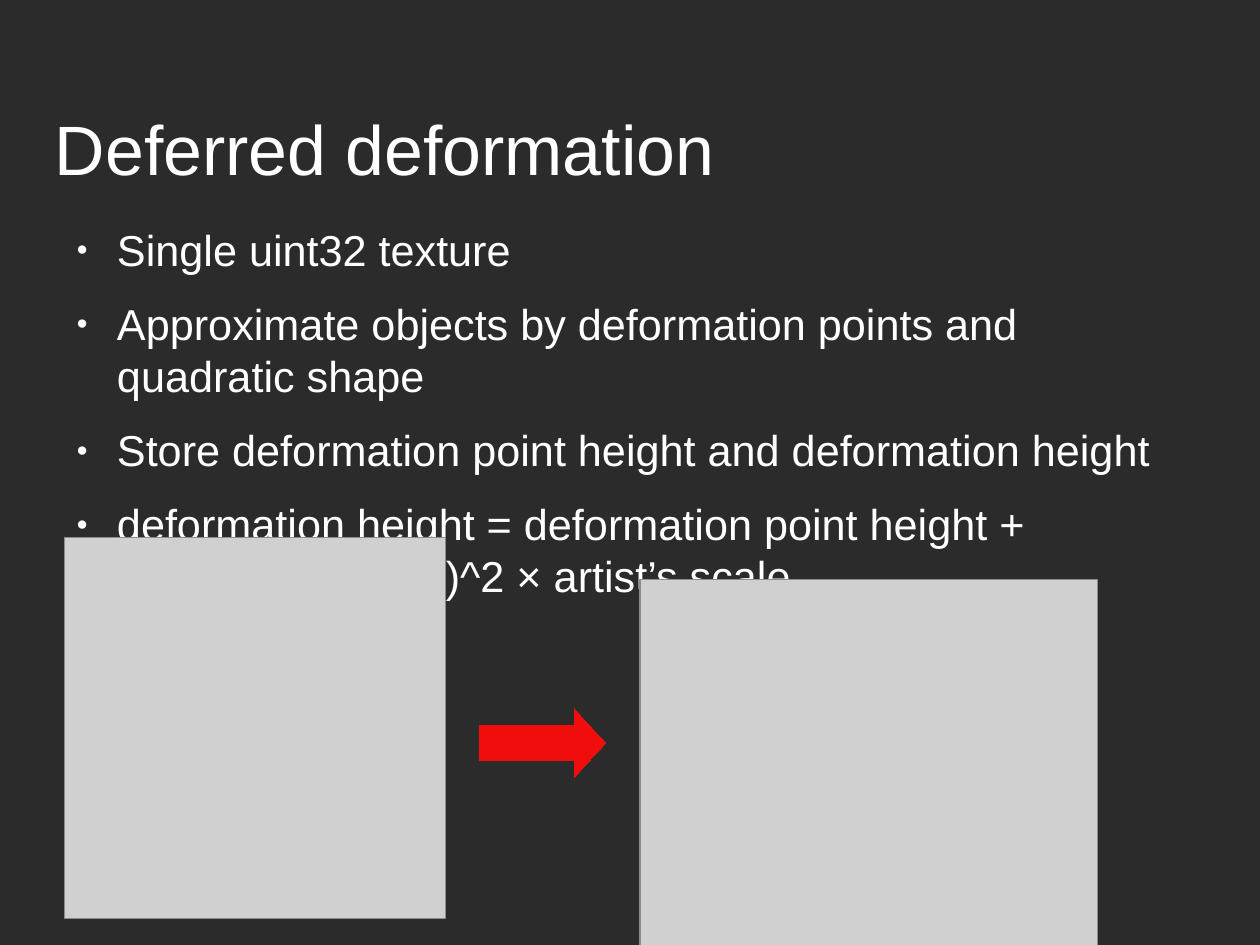
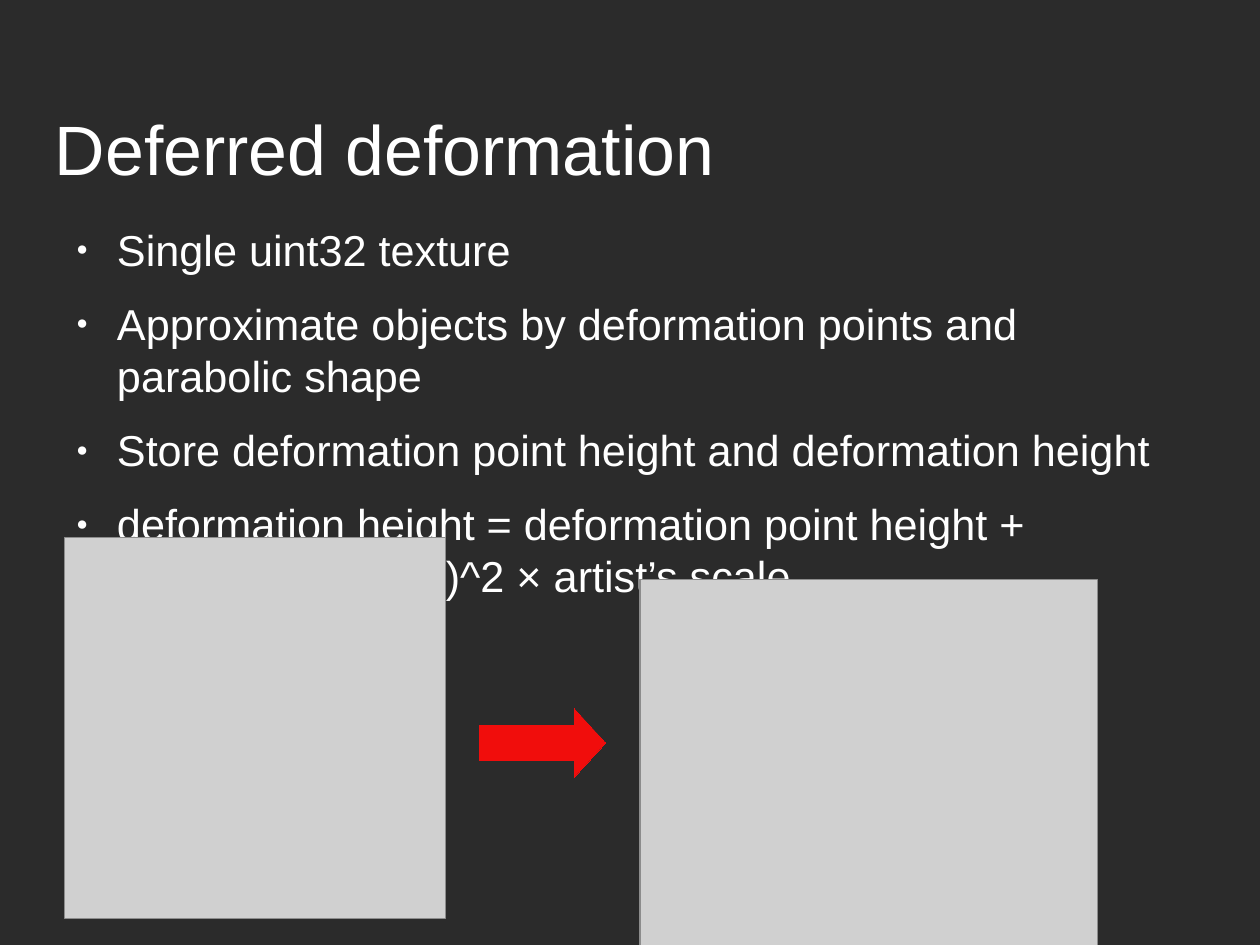
Before and after one commit to Godrak/ProjectZero, a slide deck: slide 4 of doc/paperPresentation.odp. Drawn at 1260x945 pixels with LibreOffice and Linux fonts; fonts in the diff are those of the drawing; grey boxes stand for pictures; background and template pictures are left out; a plain dark background stands for a picture behind light text. Boxes give left, top, right and bottom in pixels: in the first picture for what was removed or moved away, otherwise in the second. Text is boxed around its words. In the diff, an @@ line names an element or a change of style, - is before the commit and + after.

```diff
--- a/doc/paperPresentation.odp
+++ b/doc/paperPresentation.odp
@@ text at [117, 308, 1017, 400]: text changed @@
-● Approximate objects by deformation points and quadratic shape
+● Approximate objects by deformation points and parabolic shape
```
Also in this commit, not shown: 1 other slide changed, 1 other file.
